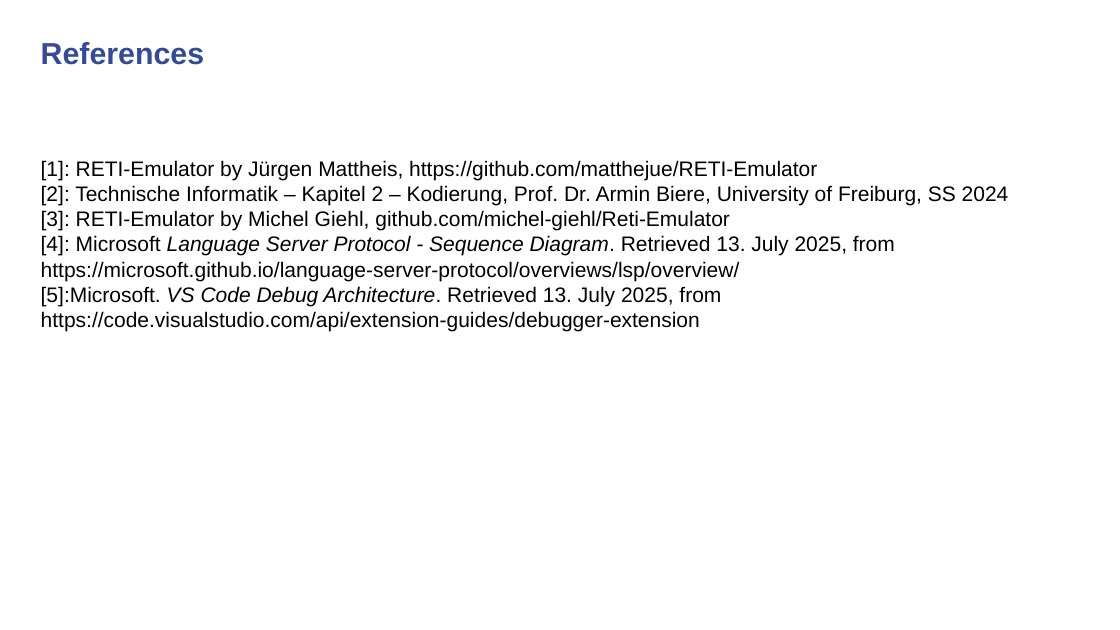
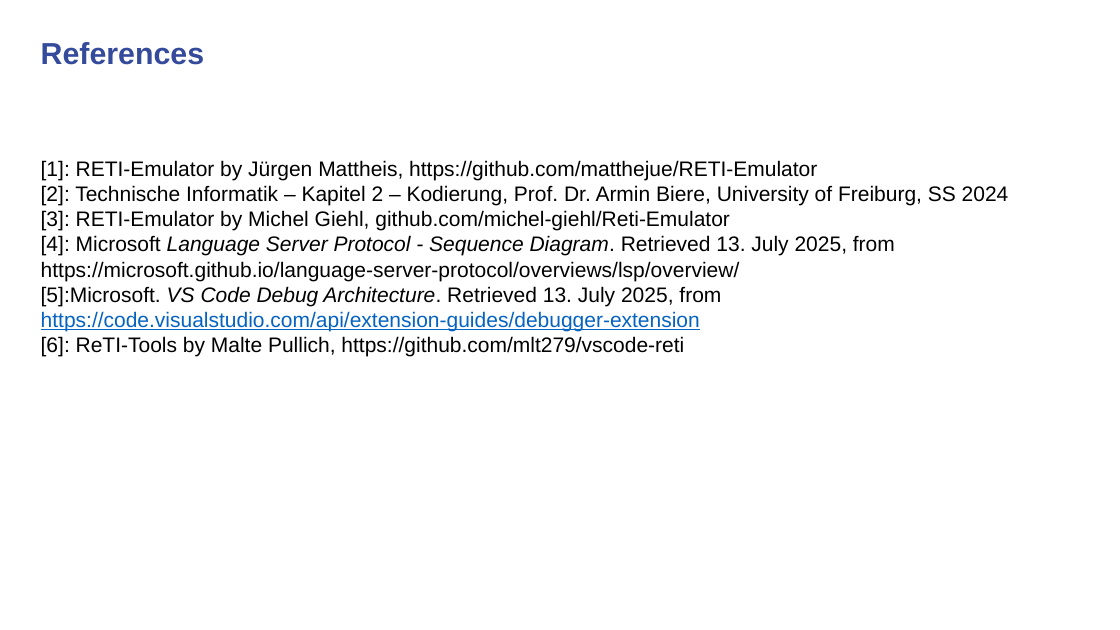
Before and after one commit to mlt279/vscode-reti, a slide deck: slide 17 of presentation/thesis/presentation_thesis.pptx. Drawn at 1120x630 pixels with LibreOffice and Linux fonts; fonts in the diff are those of the drawing; background and template pictures are left out. Boxes give left, top, right and bottom in pixels: in the first picture for what was removed or moved away, otherwise in the second. Text is boxed around its words. In the diff, an @@ line names an element or a change of style, - is before the commit and + after.

```diff
--- a/presentation/thesis/presentation_thesis.pptx
+++ b/presentation/thesis/presentation_thesis.pptx
@@ text at box(41, 286, 721, 331): text colour #000000 to #0563C1, underline on in "https://code.visualstudio.com/api/extension-guides/debugger- ..." @@
@@ text at box(41, 336, 684, 357): paragraph added @@
+[6]: ReTI-Tools by Malte Pullich, https://github.com/mlt279/vscode-reti
```
Also in this commit, not shown: 13 other slides changed, 3 other files.
